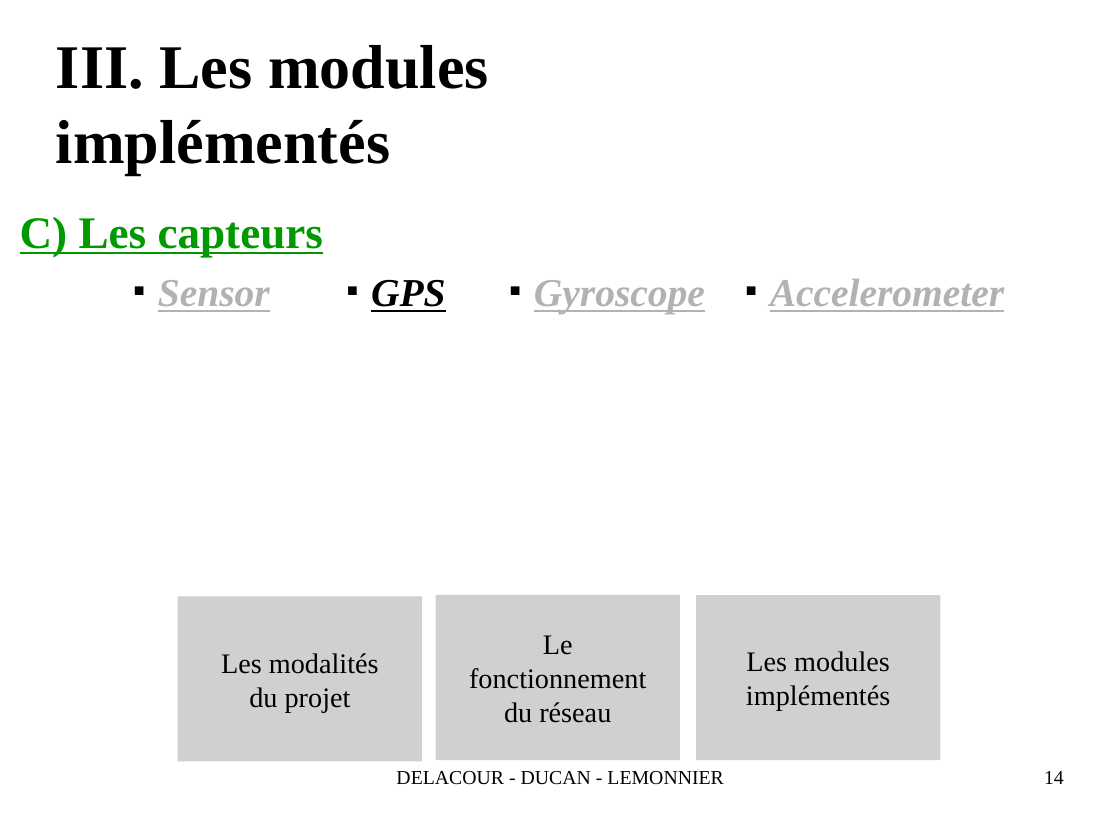
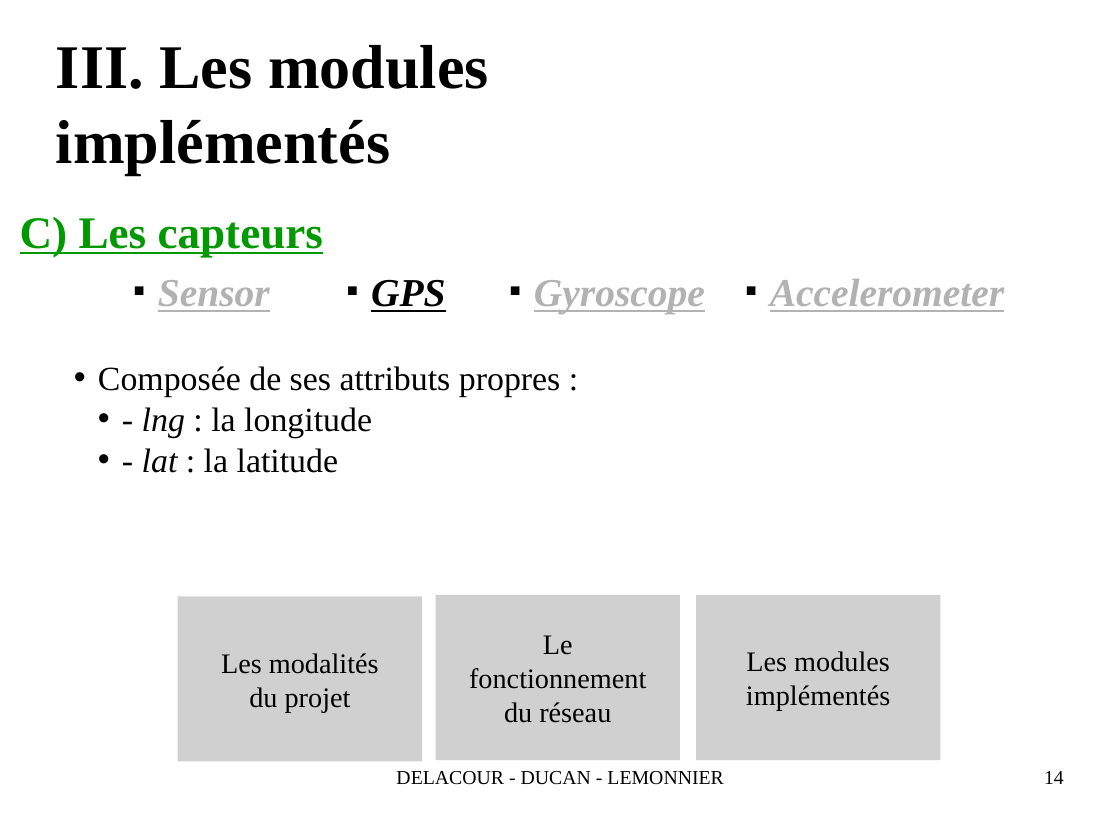
Before and after one commit to QuentinLem/ProjetTech-AutoPilot, a slide deck: slide 14 of doc/SoutenanceProjetReseau2016.odp. Drawn at 1120x840 pixels with LibreOffice and Linux fonts; fonts in the diff are those of the drawing; grey boxes stand for pictures; background and template pictures are left out. Boxes give left, top, right and bottom in pixels: in the first picture for what was removed or moved away, otherwise in the second. Text is boxed around its words. In the diff, an @@ line names an element or a change of style, - is before the commit and + after.

```diff
--- a/doc/SoutenanceProjetReseau2016.odp
+++ b/doc/SoutenanceProjetReseau2016.odp
@@ text added at box(98, 366, 561, 473), 24 pt, text #000000 @@
+• Composée de ses attributs propres :
+  • - lng : la longitude
+  • - lat : la latitude
```
Also in this commit, not shown: 2 other slides changed, 1 slide removed.
